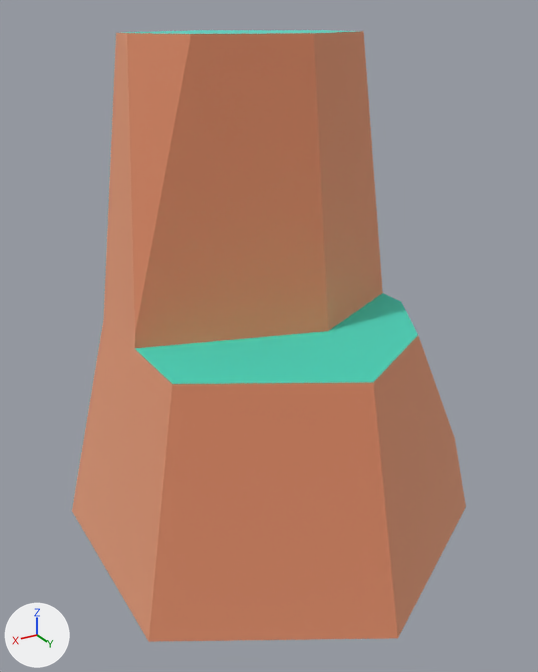
A saved change to the glTF model public/models/nf2/nature/rock_tallF.glb.
Rendered twice from a 50 mm camera at (0.415, 0.689, 0.539) aimed at (0.009, 0.013, 0.201). Lighting does not change. The marker at lower left points along +X, +Y and +Z. The first picture is the older version. Where no turn or scale is listed for an object, it has been applied to the vertices.

Script lines for the objects in view, before the commit:
```python
mat_dirt = principled_material('dirt')
mat_dirt.base_color = (0.886, 0.514, 0.341)  # beige #f2be9e
mat_dirt.metallic = 1.0
mat_dirt.roughness = 1.0
mat_grass = principled_material('grass')
mat_grass.base_color = (0.173, 0.847, 0.722)  # cyan #73eddd
mat_grass.metallic = 1.0
mat_grass.roughness = 1.0
me_mesh_rock_tallf = bpy.data.meshes.new('Mesh rock_tallF')
me_mesh_rock_tallf.from_pydata(...)  # 25 vertices, 46 faces; spans x -0.222..0.222, y -0.256..0.256, z 0.0..0.574
# faces by material slot: [32, 10, 4]
me_mesh_rock_tallf.materials.append(mat_dirt)  # beige #f2be9e
me_mesh_rock_tallf.materials.append(mat_grass)  # cyan #73eddd
me_mesh_rock_tallf.materials.append(mat_defaultmat)  # white #ffffff
ob_rock_tallf = bpy.data.objects.new('rock_tallF', me_mesh_rock_tallf)
ob_rock_tallf.location = (0.0, 0.0, -0.05)
```
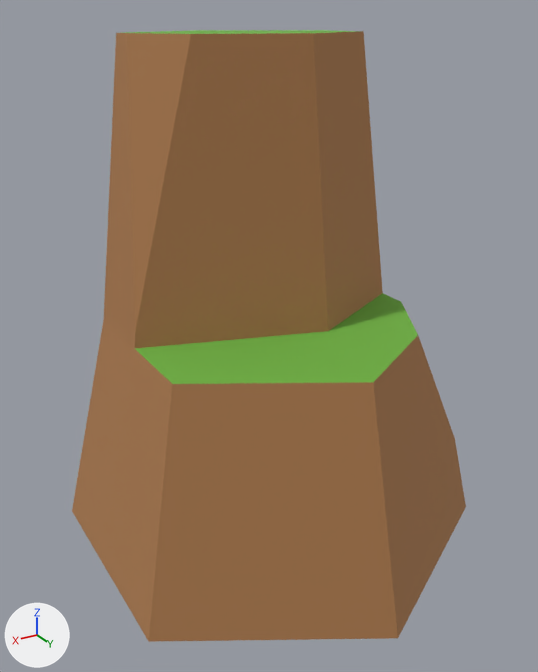
Edits to the scene script, one JSON object a line:
```json
{"op": "set", "path": "mat_dirt.metallic", "old": "1.0", "new": "0.0"}
{"op": "set", "path": "mat_dirt.base_color", "old": "(0.886, 0.514, 0.341)", "new": "(0.418, 0.198, 0.0762)", "note": "beige #f2be9e -> brown #ad7b4e"}
{"op": "set", "path": "mat_grass.metallic", "old": "1.0", "new": "0.0"}
{"op": "set", "path": "mat_grass.base_color", "old": "(0.173, 0.847, 0.722)", "new": "(0.159, 0.451, 0.0513)", "note": "cyan #73eddd -> green #6fb340"}
{"op": "remove", "block": "ob_tmpparent", "code": ["ob_tmpparent = bpy.data.objects.new('tmpParent', None)", "ob_tmpparent.location = (0.0, 0.0, 0.0)"]}
```

Location of each change, (x1, y1, x2, y2) in pixels of the pictures (538 x 672 px):
```json
{"object": "rock_tallF", "change": "recoloured, surface changed", "before": [72, 30, 466, 642], "after": [72, 30, 466, 642], "on screen": "darker"}
```
